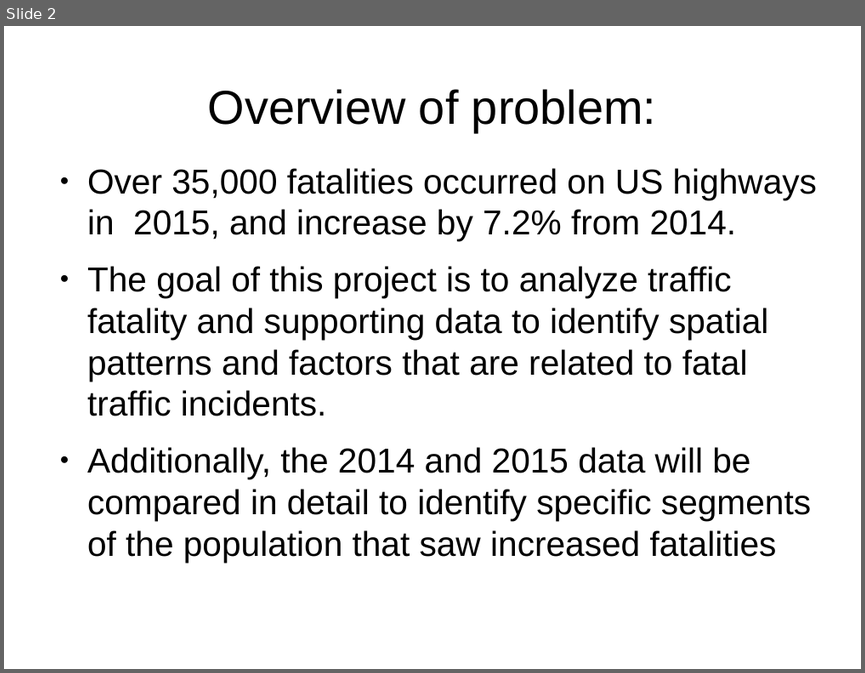
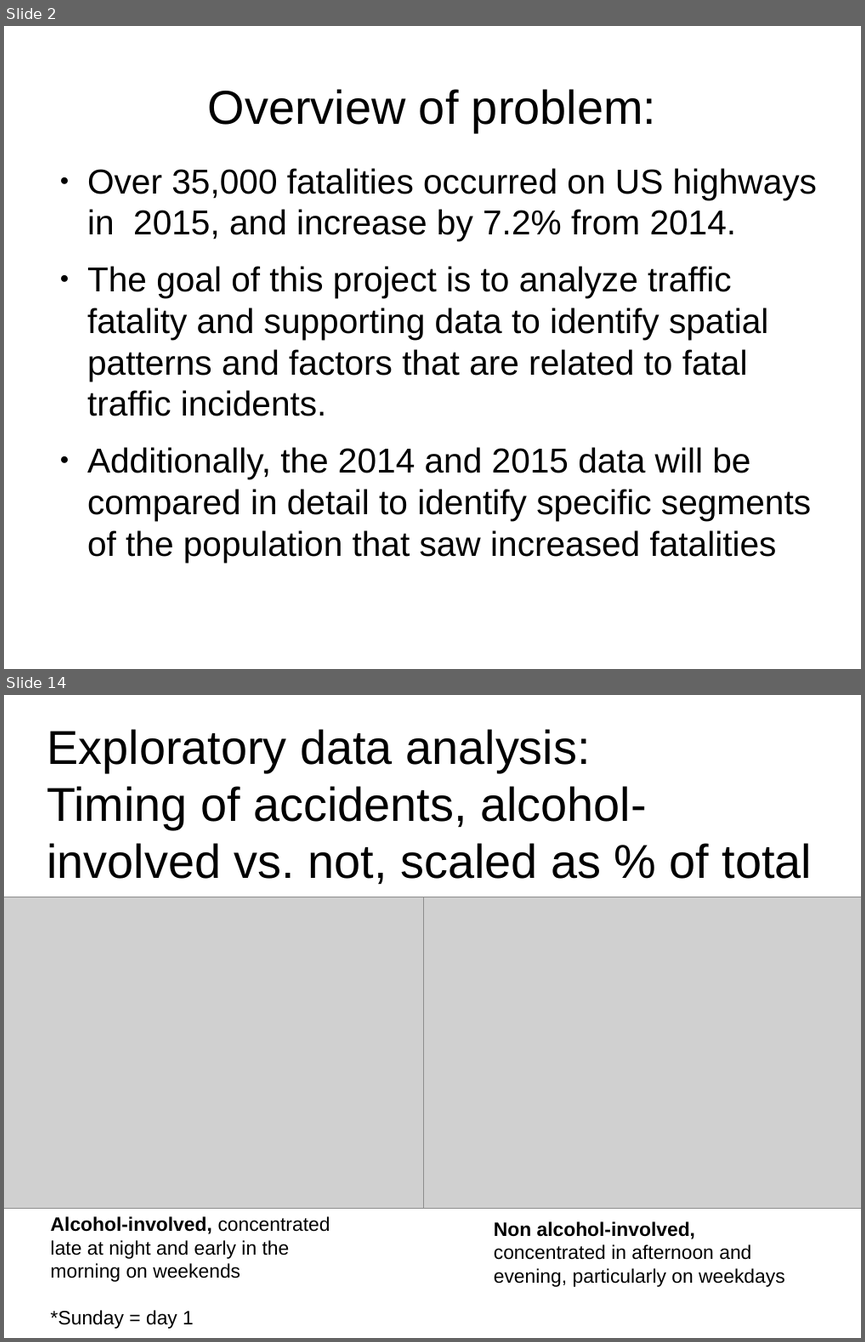
Before and after one commit to rlrognstad/springboard_capstone_1, a slide deck: capstone_I_update_20170725.odp. Shown one above the other, each under a label of ours: slide 2 before the commit, slides 2 and 14 after it; the slides between them are not shown. The pictures are 865x673 and 865x1342 pixels, drawn with LibreOffice and Linux fonts; fonts in the diff are those of the drawing; grey boxes stand for pictures. Boxes give left, top, right and bottom in pixels: in the first picture for what was removed or moved away, otherwise in the second. Text is boxed around its words. In the diff, an @@ line names an element or a change of style, - is before the commit and + after.

```diff
--- a/capstone_I_update_20170725.odp
+++ b/capstone_I_update_20170725.odp
@@ slide 14 added at [4,695,861,1338], background #FFFFFF @@
@@ title added at [46,729,812,884], 44 pt, text #000000 @@
+Exploratory data analysis:
+Timing of accidents, alcohol-involved vs. not, scaled as % of total
@@ picture added at [4,897,471,1208] @@
@@ picture added at [424,897,861,1208] @@
@@ text added at [51,1216,330,1281], 18 pt, text #000000 @@
+Alcohol-involved, concentrated late at night and early in the morning on weekends
@@ text added at [494,1221,785,1287], 18 pt, text #000000 @@
+Non alcohol-involved, concentrated in afternoon and evening, particularly on weekdays
@@ text added at [51,1310,194,1328], 18 pt, text #000000 @@
+*Sunday = day 1
```
Also in this commit, not shown: 3 slides changed, 8 other slides added, 5 other files.
